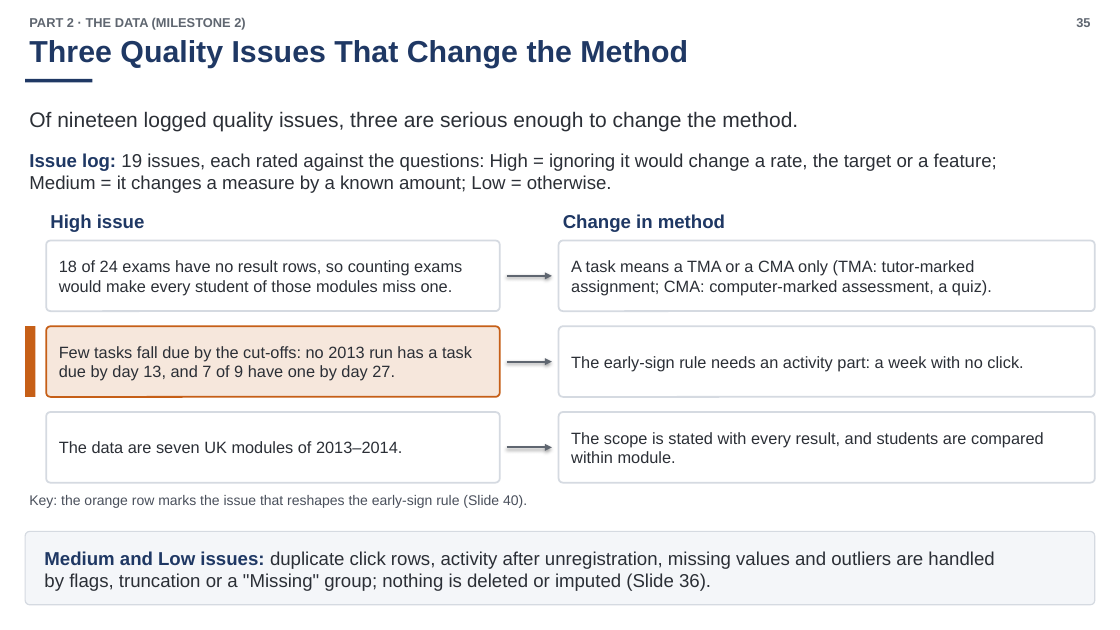
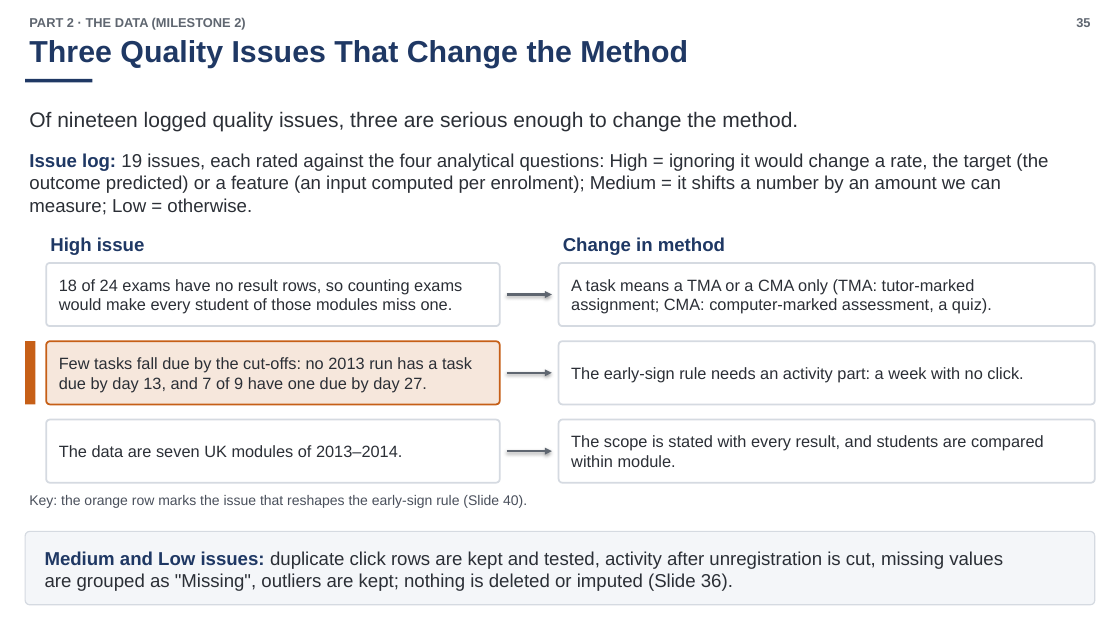
Before and after one commit to zgid123/the-science-of-data-analyst-course, a slide deck: slide 35 of reports/milestone-5/build/N04_Milestone5_Slides-Full_EN.pptx. Drawn at 1120x630 pixels with LibreOffice and Linux fonts; fonts in the diff are those of the drawing. Boxes give left, top, right and bottom in pixels: in the first picture for what was removed or moved away, otherwise in the second. Text is boxed around its words. In the diff, an @@ line names an element or a change of style, - is before the commit and + after.

```diff
--- a/reports/milestone-5/build/N04_Milestone5_Slides-Full_EN.pptx
+++ b/reports/milestone-5/build/N04_Milestone5_Slides-Full_EN.pptx
@@ text at <box>29,153,1048,215</box>: text changed @@
-Issue log: 19 issues, each rated against the questions: High = ignoring it would change a rate, the target or a feature; Medium = it changes a measure by a known amount; Low = otherwise.
+Issue log: 19 issues, each rated against the four analytical questions: High = ignoring it would change a rate, the target (the outcome predicted) or a feature (an input computed per enrolment); Medium = it shifts a number by an amount we can measure; Low = otherwise.
@@ text "High issue": place and size @@
-text "High issue" at <box>50,214,145,232</box>
+text "High issue" at <box>50,237,145,255</box>
@@ text "Change in method": place and size @@
-text "Change in method" at <box>563,214,725,232</box>
+text "Change in method" at <box>563,237,725,255</box>
@@ rounded rectangle: place and size @@
-rounded rectangle at <box>46,240,500,311</box>
+rounded rectangle at <box>46,263,500,326</box>
@@ rounded rectangle: place and size @@
-rounded rectangle at <box>559,240,1095,311</box>
+rounded rectangle at <box>559,263,1095,326</box>
@@ 2 texts, 1 arrow: place and size @@
-2 texts, 1 arrow at <box>59,260,992,295</box>
+2 texts, 1 arrow at <box>59,279,992,314</box>
@@ rectangle: place and size @@
-rectangle at <box>25,326,35,397</box>
+rectangle at <box>25,341,35,404</box>
@@ rounded rectangle: place and size @@
-rounded rectangle at <box>46,326,500,397</box>
+rounded rectangle at <box>46,341,500,404</box>
@@ text at <box>59,357,472,392</box>: text changed @@
-Few tasks fall due by the cut-offs: no 2013 run has a task due by day 13, and 7 of 9 have one by day 27.
+Few tasks fall due by the cut-offs: no 2013 run has a task due by day 13, and 7 of 9 have one due by day 27.
@@ rounded rectangle: place and size @@
-rounded rectangle at <box>559,326,1095,397</box>
+rounded rectangle at <box>559,341,1095,404</box>
@@ arrow moved from (507, 361) - (552, 361) to (507, 373) - (552, 373) @@
@@ text "The early-sign rule needs an ...": place and size @@
-text "The early-sign rule needs an ..." at <box>571,356,1023,371</box>
+text "The early-sign rule needs an ..." at <box>571,367,1023,383</box>
@@ rounded rectangle: place and size @@
-rounded rectangle at <box>46,413,500,483</box>
+rounded rectangle at <box>46,419,500,482</box>
@@ rounded rectangle: place and size @@
-rounded rectangle at <box>559,413,1095,483</box>
+rounded rectangle at <box>559,419,1095,482</box>
@@ 2 texts, 1 arrow: place and size @@
-2 texts, 1 arrow at <box>59,432,1044,463</box>
+2 texts, 1 arrow at <box>59,435,1044,467</box>
@@ text at <box>45,551,1003,591</box>: text changed @@
-Medium and Low issues: duplicate click rows, activity after unregistration, missing values and outliers are handled by flags, truncation or a "Missing" group; nothing is deleted or imputed (Slide 36).
+Medium and Low issues: duplicate click rows are kept and tested, activity after unregistration is cut, missing values are grouped as "Missing", outliers are kept; nothing is deleted or imputed (Slide 36).
```
Also in this commit, not shown: 33 other slides changed, 3 slides added, 3 slides removed, 55 other files.
